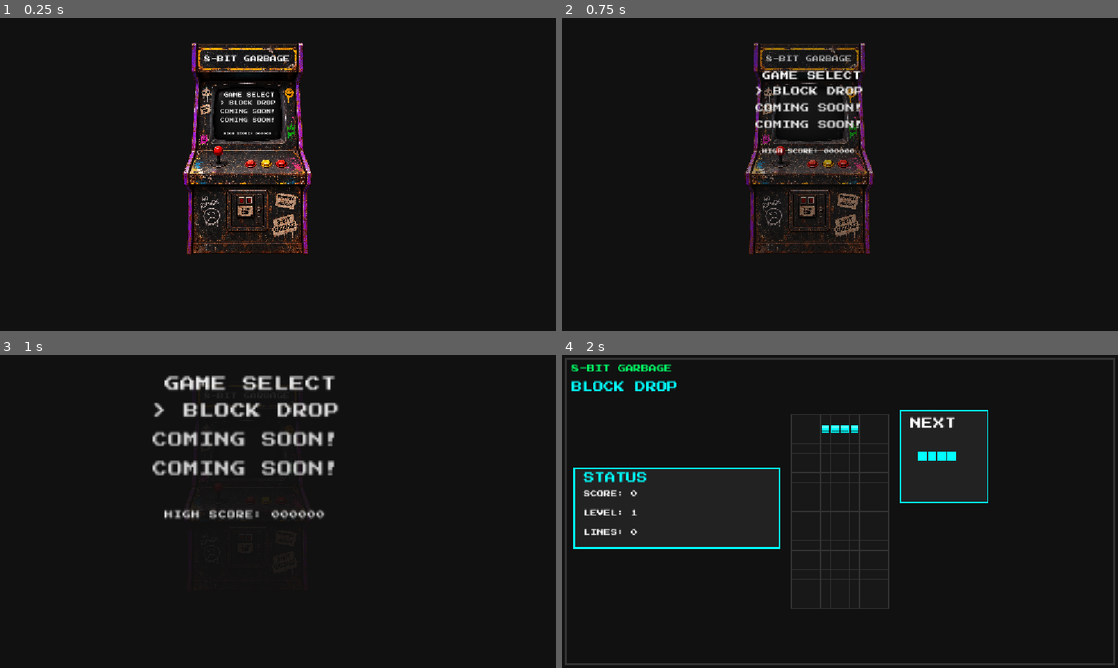
Above: before the commit, frames 1-4 (two rows, left to right).
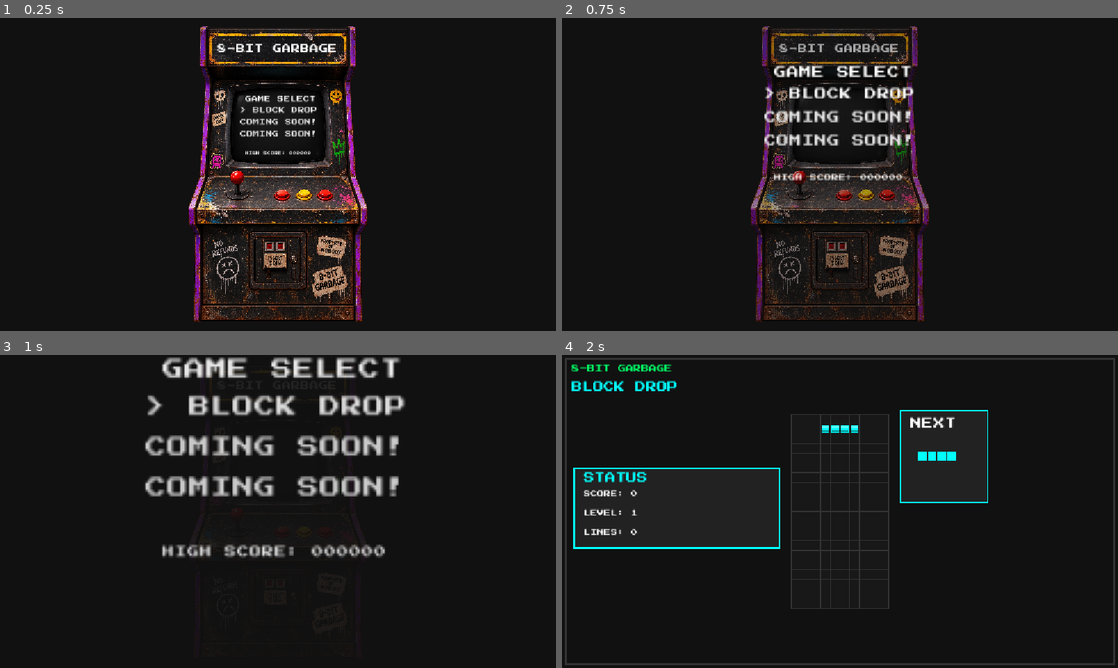
Above: after the commit, the same moments.

Repository: ray-seal/Tetris
Game: Godot game, scene res://Arcade.tscn
Same seed, same stepped clock (60 frames per second), same inputs: the game is played once before the commit and once after it.
Inputs (mouse positions are in pixels of both pictures, inside the frame that each line leads up to):
- Up to frame 1 (0.25 s): no input
- Up to frame 2 (0.75 s): click "> BLOCK DROP" at 0.5 s
- Up to frame 3 (1 s): no input
- Up to frame 4 (2 s): tap Enter at 1.25 s; move the mouse to (962, 495) at 1.27 s; hold Right from 1.28 s (still down); tap R at 1.35 s; click (962, 495) at 1.42 s; tap Space at 1.52 s

The runs differ from the first frame. In frame 1, 15% of the frame differs, in the area x 32-67%, y 2-98%; in frame 2, 14%; in frame 3, 12%; in frame 4, nothing differs.
Error before the commit: Cannot call method 'change_scene_to_file' on a null value. (res://Arcade.gd:15)
Error after the commit: Cannot call method 'change_scene_to_file' on a null value. (res://Arcade.gd:16)

Commit message:
Fix rendering

Diff:
--- a/Arcade.gd
+++ b/Arcade.gd
@@ -1,4 +1,5 @@
 extends Control
+
 
 func _on_block_drop_button_pressed():
 	var animation_player = $AnimationPlayer
@@ -14,6 +15,7 @@
 
 	get_tree().change_scene_to_file("res://BlockDrop.tscn")
 
+
 func _ready():
 	resize_arcade()
 	get_viewport().size_changed.connect(resize_arcade)
@@ -22,21 +24,30 @@
 func resize_arcade():
 	var viewport_size = get_viewport_rect().size
 
-	var cabinet = $Cabinet
-	var cabinet_size = Vector2(600, 900)
+	# Actual visible CabinetArt size
+	var art_size = Vector2(1024, 1536)
+	var art_scale = 0.42
 
-	# Scale the cabinet to fit the screen while keeping its proportions
+	var visible_size = art_size * art_scale
+
+	# Fit the actual artwork to the available screen
 	var scale_factor = min(
-		viewport_size.x / cabinet_size.x,
-		viewport_size.y / cabinet_size.y
+		viewport_size.x / visible_size.x,
+		viewport_size.y / visible_size.y
 	)
 
+	# Leave a small border around the machine
 	scale_factor *= 0.95
 
-	cabinet.scale = Vector2(scale_factor, scale_factor)
+	# Scale the whole Cabinet
+	$Cabinet.scale = Vector2(scale_factor, scale_factor)
 
-	# Centre the cabinet
-	cabinet.position = Vector2(
-		(viewport_size.x - cabinet_size.x * scale_factor) / 2.0,
-		(viewport_size.y - cabinet_size.y * scale_factor) / 2.0
+	# Centre the visible CabinetArt
+	var cabinet_art = $Cabinet/CabinetArt
+
+	$Cabinet.position = Vector2(
+		(viewport_size.x - visible_size.x * scale_factor) / 2.0
+		- cabinet_art.position.x * scale_factor,
+		(viewport_size.y - visible_size.y * scale_factor) / 2.0
+		- cabinet_art.position.y * scale_factor
 	)
Not shown, changed: web/index.html
Not shown, changed: web/index.js
Not shown, changed: web/index.pck
Not shown, changed: web/index.wasm
